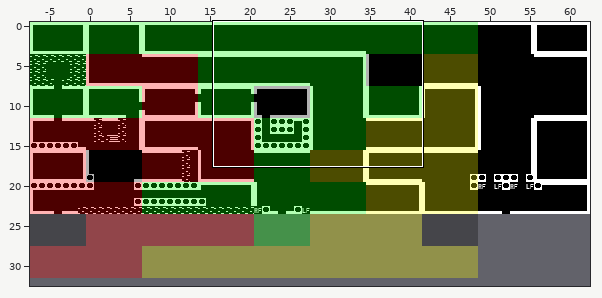
Level history. Tiled map: src/tiled/dungeons.tmx. The picture above shows the old version from afar; the outline marks the close-up.
Close-up. As it was:
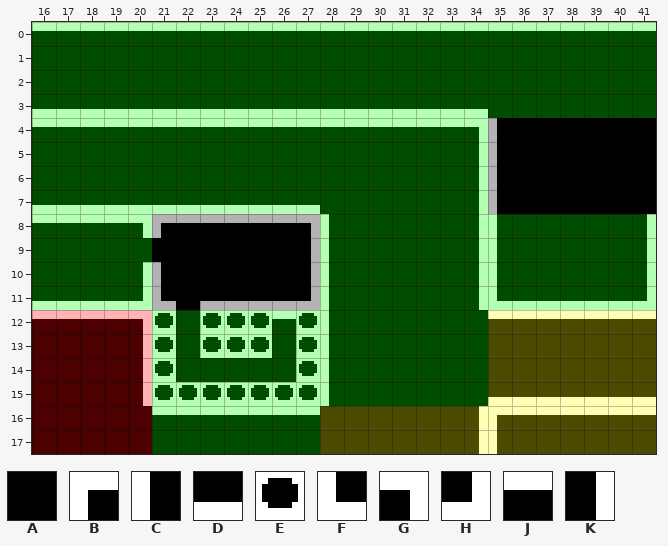
Cells are 16x16 px. Shown: x 16..41, y 0..17. The commit also changed other parts of the map, which this record leaves out. The old version is drawn lined up with the new one.
Key: from "overworld": A 0, B 1, C 2, D 3, E 4, F 10, G 11, H 12, J 13, K 14.
_ is an empty cell.
Layer "Tile Layer 1" before, first column x 16:
 0 JJJJJJJJJJJJJJJJJJJJJJJJJJ
 1 AAAAAAAAAAAAAAAAAAAAAAAAAA
 2 AAAAAAAAAAAAAAAAAAAAAAAAAA
 3 DDDDDDDDDDDDDDDDDDDAAAAAAA
 4 JJJJJJJJJJJJJJJJJJGCAAAAAA
 5 AAAAAAAAAAAAAAAAAAKCAAAAAA
 6 AAAAAAAAAAAAAAAAAAKCAAAAAA
 7 DDDDDDDDDDDDAAAAAAKCAAAAAA
 8 JJJJGBJJJJJGCAAAAAKCAAAAAK
 9 AAAAAAAAAAAKCAAAAAKCAAAAAK
10 AAAAKCAAAAAKCAAAAAKCAAAAAK
11 DDDDHFADDDDHCAAAAAKFDDDDDH
12 JJJJGEAEEEJECAAAAAAJJJJJJJ
13 AAAAKEAEEEAECAAAAAAAAAAAAA
14 AAAAKEAAAAAECAAAAAAAAAAAAA
15 AAAAKEEEEEEECAAAAAADDDDDDD
16 AAAAAJJJJJJJAAAAAAKBJJJJJJ
17 AAAAAAAAAAAAAAAAAAKCAAAAAA
New version:
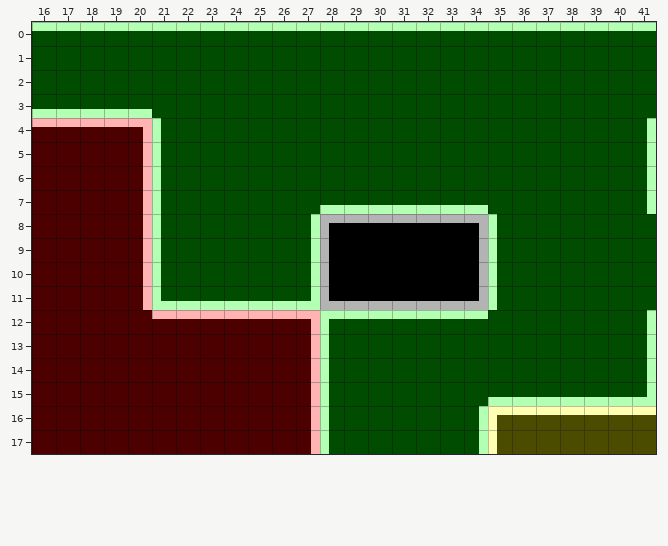
From old to new:
map size 70x24 -> 56x32 cells (old content now starts at -7,0; both pictures use the new coordinates)
layer "Image Layer 1" offset -112,0 -> 0,0 px
Layer "Tile Layer 1":
Tile C becomes tile A in rows 4 to 7 at x 35.
Tile D becomes tile A in row 3 at x 21 to 34; in row 7 at x 16 to 19 and 22 to 27; in row 11 at x 16 to 19 and 36 to 40.
Tile E becomes tile A in row 13 at x 21 and 23 to 25; in row 14 at x 21; in row 15 at x 21 to 26.
Tile G becomes tile A in row 4 at x 34; in row 12 at x 20.
Tile H becomes tile A in row 11 at x 41.
Tile J becomes tile A in row 4 at x 22 to 33; in row 8 at x 16 to 19 and 22 to 26; in row 12 at x 16 to 19 and 35 to 40; in row 16 at x 21 to 26.
Tile K becomes tile A in rows 5 to 6 at x 34; in rows 8 to 10 at x 41; in rows 13 to 15 at x 20.
Tile C becomes tile B in row 8 at x 28; in row 12 at x 28.
Tile A becomes tile C in rows 5 to 6 at x 21; in row 9 at x 21; in rows 16 to 17 at x 28.
Tile B becomes tile C in row 8 at x 21.
Tile D becomes tile C in row 7 at x 21.
Tile F becomes tile C in row 11 at x 35.
Tile J becomes tile C in row 4 at x 21.
Tile A becomes tile D in row 7 at x 28 to 33; in row 11 at x 22 and 29 to 33.
Tile K becomes tile D in row 7 at x 34.
Tile C becomes tile F in row 11 at x 28.
Tile E becomes tile G in row 12 at x 27.
Tile J becomes tile G in row 4 at x 20.
Tile K becomes tile G in row 8 at x 34.
Tile D becomes tile H in row 15 at x 41.
Tile K becomes tile H in row 11 at x 34.
Tile A becomes tile J in row 8 at x 29 to 33; in row 12 at x 22 and 29 to 34.
Tile E becomes tile J in row 12 at x 21 and 23 to 25.
Tile A becomes tile K in row 4 at x 41; in rows 5 to 6 at x 20 and 41; in row 7 at x 41; in row 9 at x 20; in rows 13 to 14 at x 41; in row 17 at x 27.
Tile D becomes tile K in row 7 at x 20.
Tile E becomes tile K in rows 13 to 15 at x 27.
Tile G becomes tile K in row 8 at x 20 and 27.
Tile H becomes tile K in row 11 at x 20.
Tile J becomes tile K in row 12 at x 41; in row 16 at x 27.
